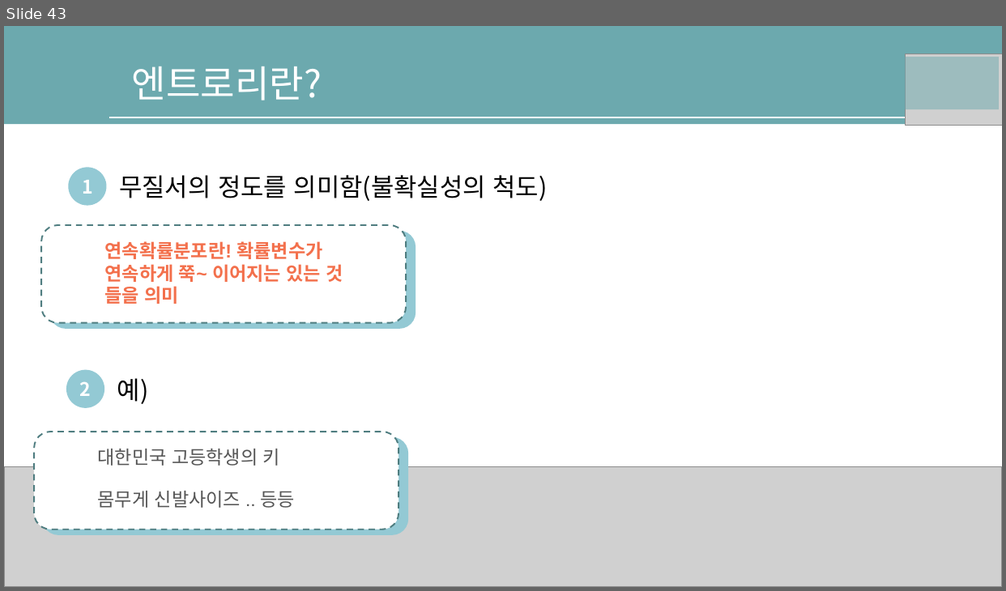
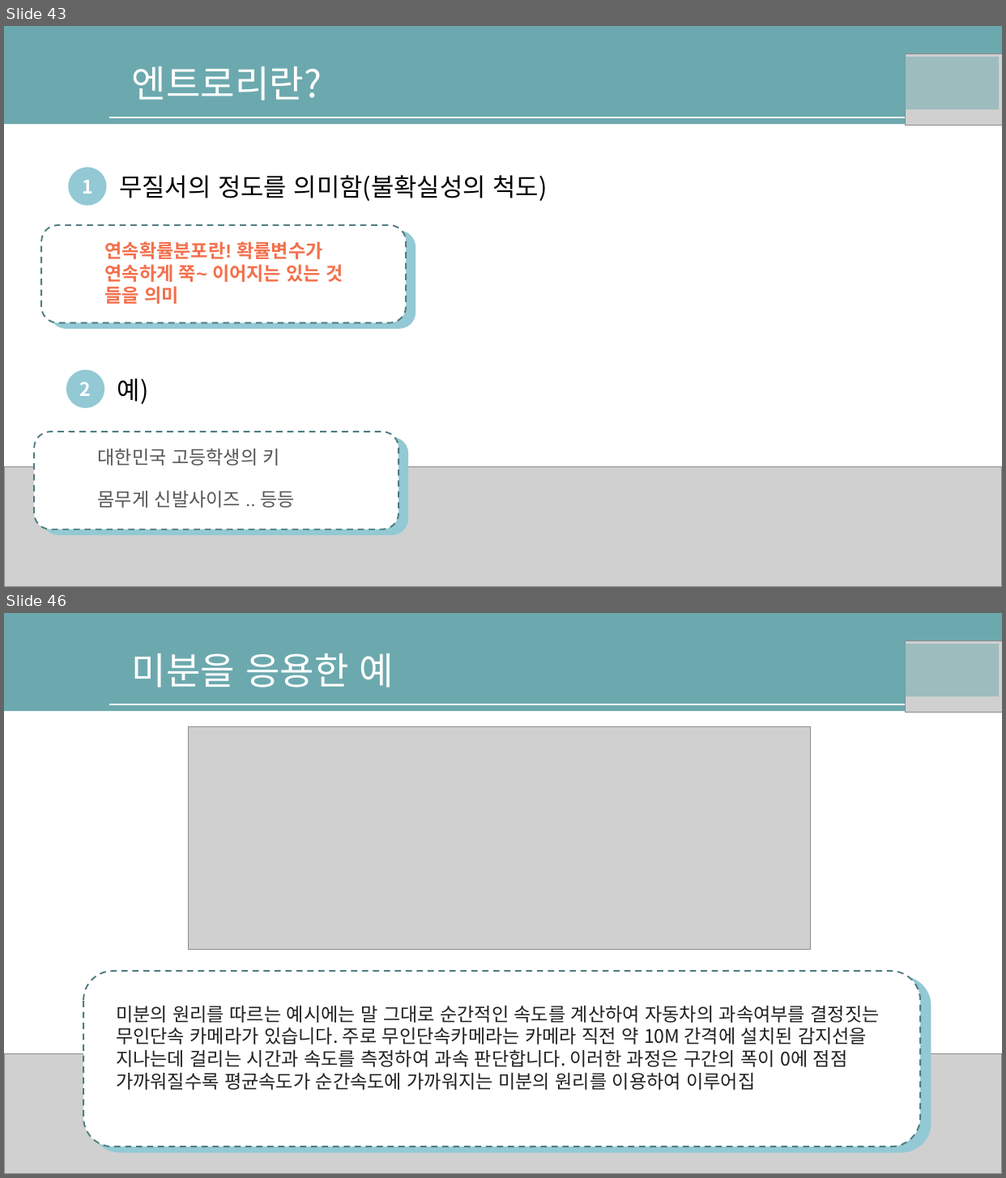
Before and after one commit to nqwrt/ai_doucument, a slide deck: AI-딥러닝을위한-수학공식.pptx. Shown one above the other, each under a label of ours: slide 43 before the commit, slides 43 and 46 after it; the slides between them are not shown. The pictures are 1006x591 and 1006x1178 pixels, drawn with LibreOffice and Linux fonts; fonts in the diff are those of the drawing; grey boxes stand for pictures; background and template pictures are left out. Boxes give left, top, right and bottom in pixels: in the first picture for what was removed or moved away, otherwise in the second. Text is boxed around its words. In the diff, an @@ line names an element or a change of style, - is before the commit and + after.

```diff
--- a/AI-딥러닝을위한-수학공식.pptx
+++ b/AI-딥러닝을위한-수학공식.pptx
@@ slide 46 added at box(4, 613, 1002, 1174), background #FFFFFF; not listed: 2 template elements that a slide beside it also shows @@
@@ text added at box(132, 653, 394, 688), 36 pt, text #FFFFFF @@
+미분을 응용한 예
@@ rectangle added at box(902, 644, 999, 697), fill #6CA9AE at 50% opacity @@
@@ picture added at box(906, 641, 1002, 712) @@
@@ picture added at box(188, 726, 811, 949) @@
@@ rounded rectangle added at box(83, 971, 920, 1147), fill #FFFFFF, outline #507D81 1.5 pt dashed @@
@@ rounded rectangle added at box(90, 976, 931, 1152), fill #93C9D4 @@
@@ text added at box(116, 1006, 880, 1090), 18 pt, text #202020 @@
+미분의 원리를 따르는 예시에는 말 그대로 순간적인 속도를 계산하여 자동차의 과속여부를 결정짓는 무인단속 카메라가 있습니다. 주로 무인단속카메라는 카메라 직전 약 10M 간격에 설치된 감지선을 지나는데 걸리는 시간과 속도를 측정하여 과속 판단합니다. 이러한 과정은 구간의 폭이 0에 점점 가까워질수록 평균속도가 순간속도에 가까워지는 미분의 원리를 이용하여 이루어집
@@ picture added at box(4, 1054, 1002, 1174) @@
```
Also in this commit, not shown: 2 other slides added, 1 other file.
